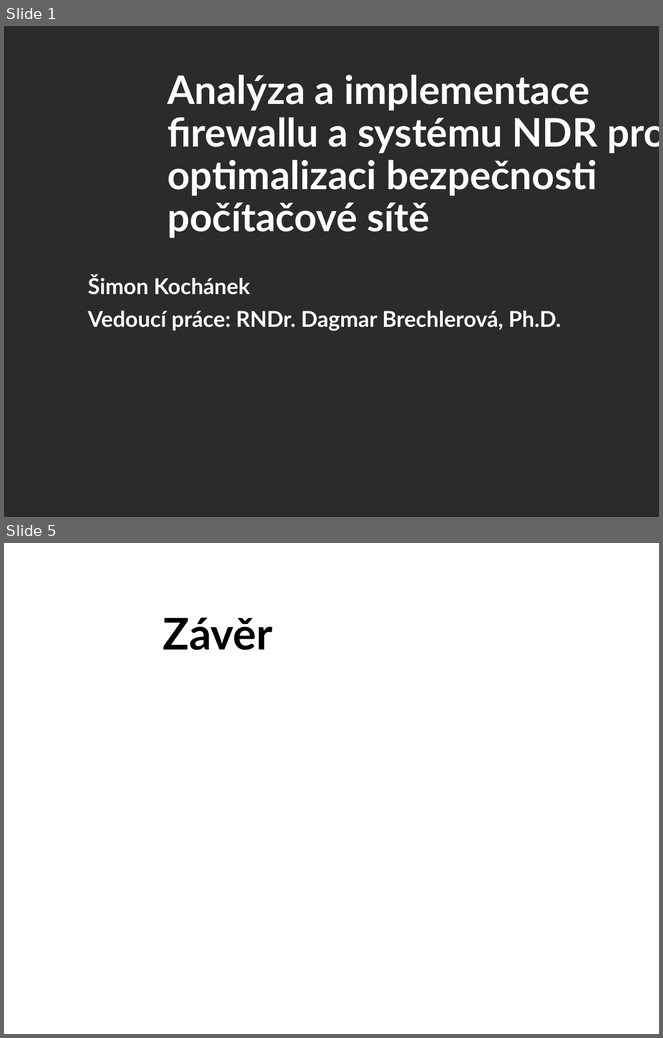
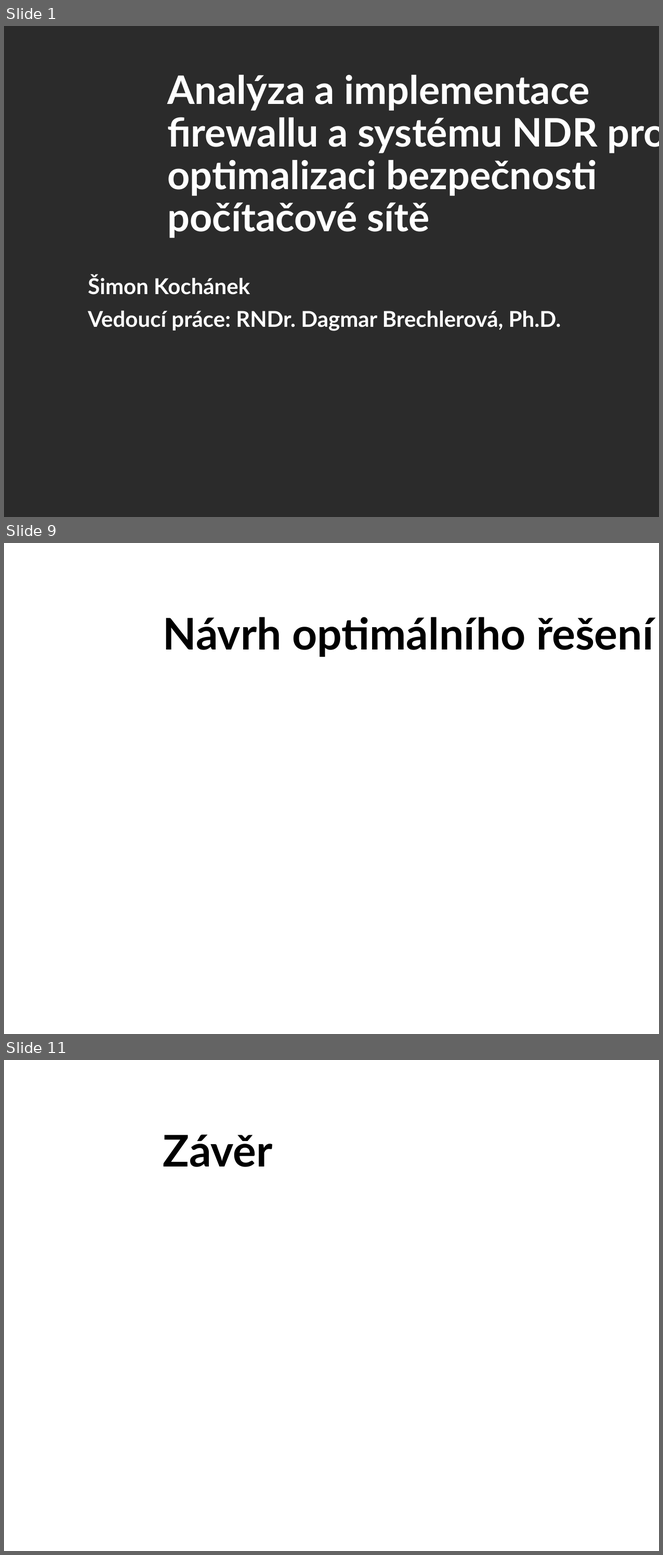
Before and after one commit to zimice/pr5_ndr, a slide deck: kochanek_ndr_prezentace.pptx. Shown one above the other, each under a label of ours: slides 1 and 5 before the commit, slides 1, 9 and 11 after it; the slides between them are not shown. The pictures are 663x1038 and 663x1555 pixels, drawn with LibreOffice and Linux fonts; fonts in the diff are those of the drawing; background and template pictures are left out; a plain dark background stands for a picture behind light text. Boxes give left, top, right and bottom in pixels: in the first picture for what was removed or moved away, otherwise in the second. Text is boxed around its words. In the diff, an @@ line names an element or a change of style, - is before the commit and + after.

```diff
--- a/kochanek_ndr_prezentace.pptx
+++ b/kochanek_ndr_prezentace.pptx
@@ slide 9 added at (4, 543, 659, 1034), background picture (left out) @@
@@ title added at (163, 617, 653, 657), 48 pt, text #000000, bold @@
+Návrh optimálního řešení
@@ what was slide 5 is now slide 11 @@
```
Also in this commit, not shown: 8 other slides added, 4 slides removed, 1 other file.
